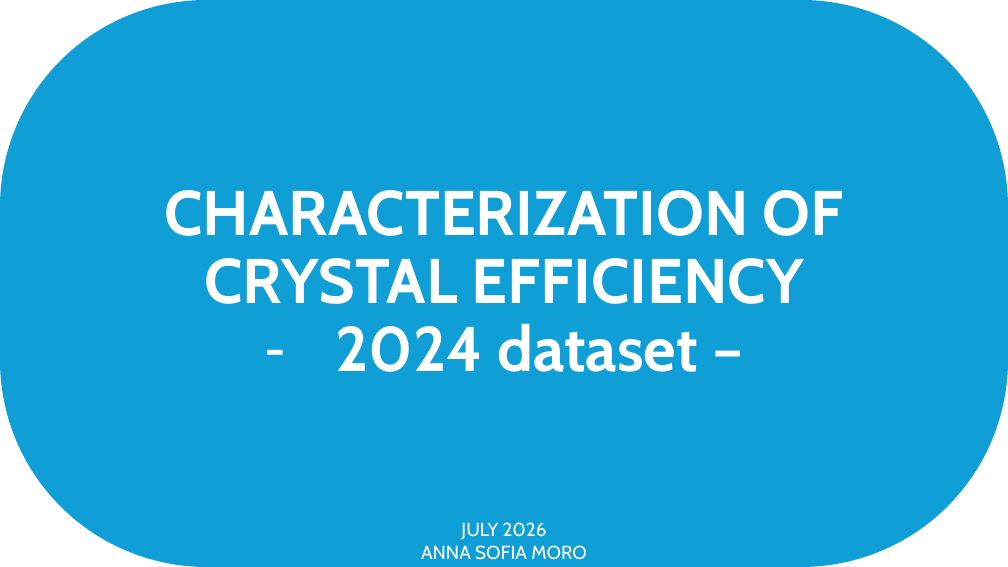
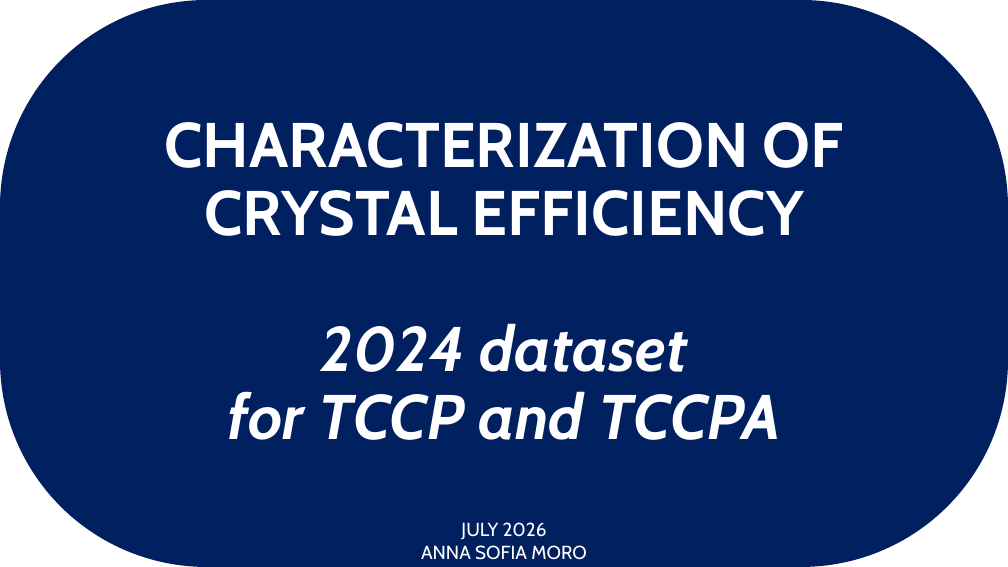
Before and after one commit to annaasofia/tesi, a slide deck: slide 1 of slides/week2.pptx. Drawn at 1008x567 pixels with LibreOffice and Linux fonts; fonts in the diff are those of the drawing. Boxes give left, top, right and bottom in pixels: in the first picture for what was removed or moved away, otherwise in the second. Text is boxed around its words. In the diff, an @@ line names an element or a change of style, - is before the commit and + after.

```diff
--- a/slides/week2.pptx
+++ b/slides/week2.pptx
@@ rounded rectangle "CHARACTERIZATION OF CRYSTAL EFFICIENCY" at <box>0,0,1008,567</box>: fill #0F9ED5 to #002060 @@
@@ text in rounded rectangle at <box>227,323,780,440</box>: text changed; italic on @@
-– 2024 dataset –
+2024 dataset
+for TCCP and TCCPA
```
Also in this commit, not shown: 2 other slides changed, 13 slides added, 1 other file.
